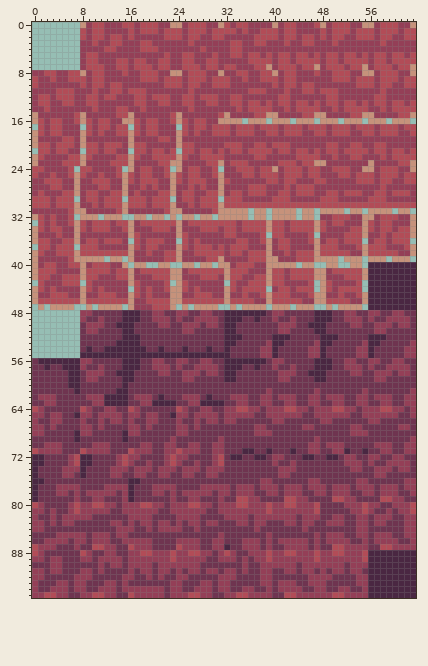
Pixel-art file, stored at Assets/Sprites/Terrain/tileset_pink_2.aseprite. The first picture shows the starting point.
64x96 pixels, 1 frame.
The same view after the edit:
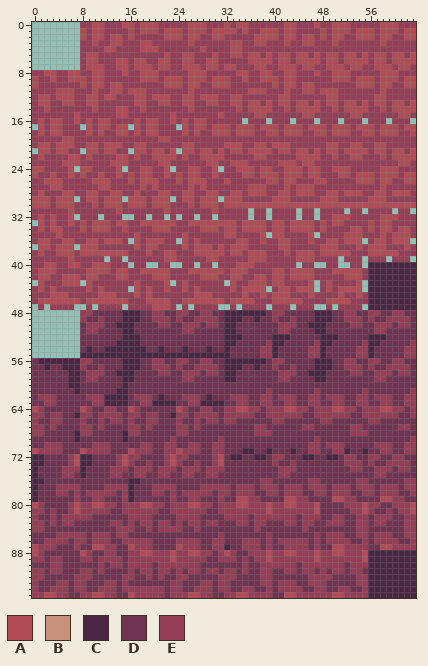
Palette (. is transparent): A #b24c57  B #c6927b  C #4a2742  D #6f3450  E #943f57
From old to new:
Colour B becomes colour E in row 0 at x 8, 23 to 24, 31, 40, 48, 55 to 56 and 63; in row 7 at x 39, 47, 55 and 63; in row 8 at x 8, 23 to 24, 31, 40, 55 to 56 and 63; in row 15 at x 0, 8, 16, 24, 32, 39 to 40, 47 to 48, 55 to 56 and 63; in row 16 at x 0, 8, 15 to 16, 24, 31 to 34, 36 to 38, 40 to 42, 44 to 46, 48 to 50, 52 to 54, 56 to 58 and 60 to 62; in rows 18 to 20 at x 0, 8, 16 and 24.
Colour B becomes colour E in row 22 at x 0, 8, 16 and 24; in row 23 at x 0, 8, 16, 23 to 24, 31, 47 to 48, 56 and 63; in row 24 at x 16, 24, 40, 55 to 56 and 63; in rows 25 to 28 at x 7, 15, 23 and 31; in row 30 at x 7, 15, 23 and 31; in row 31 at x 7 to 8, 15, 23 to 24, 31 to 35, 37 to 38, 40 to 43, 45 to 46, 48 to 51, 53 to 54, 56 to 59 and 61 to 62.
Colour B becomes colour E in row 32 at x 0, 8 to 10, 12 to 14, 17 to 18, 20 to 21, 23, 25 to 26, 28 to 29, 31 to 35, 37 to 38, 40 to 43, 45 to 46, 55 to 56 and 63; in row 33 at x 7, 16, 24, 39, 47, 55 and 63; in row 34 at x 0, 7, 16, 24, 39, 47, 55 and 63; in row 35 at x 0, 7, 16, 24, 55 and 63; in row 36 at x 0, 7, 39 and 47; in row 37 at x 16, 24, 39, 47, 55 and 63.
Colour B becomes colour E in row 38 at x 0, 7, 16, 24, 39, 47, 55 and 63; in row 39 at x 0, 7 to 11, 13 to 14, 16, 24, 31, 39 to 40, 47 to 50, 52 to 54, 56 to 58 and 60 to 62; in row 40 at x 0, 8, 15, 17 to 18, 21 to 22, 25 to 26, 28 to 29, 31 to 32, 39 to 43, 45 to 46, 49 to 50 and 53 to 54; in rows 41 to 42 at x 0, 8, 16, 23 to 24, 32, 39, 47 to 48 and 55; in row 43 at x 16, 24, 39 and 48; in row 44 at x 0, 8, 23 to 24, 32 and 48.
Colour B becomes colour E in rows 45 to 46 at x 0, 8, 16, 23 to 24, 32, 39, 47 to 48 and 55; in row 47 at x 1, 3 to 6, 9, 11 to 14, 16, 23, 25, 27 to 30, 33, 35 to 38, 40 to 42, 44 to 46, 49 and 51 to 54.
